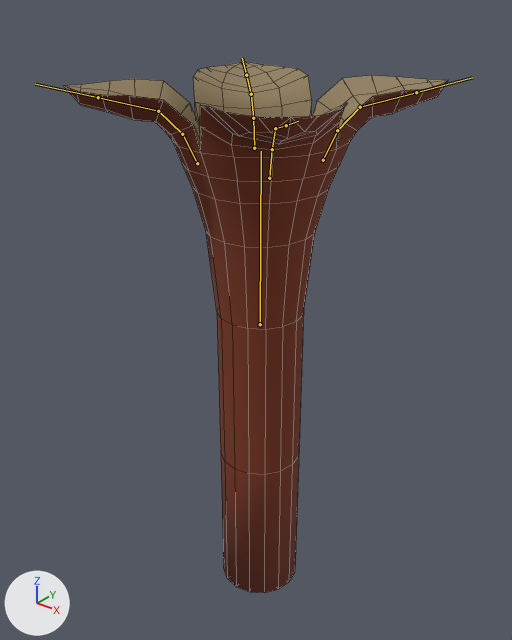
One commit to the FBX model froggyfocus/Assets/FlawLizArt/Eldritch/flower.fbx: the scene before it, then after it.
Rendered twice from a 50 mm camera at (2.35, -2.98, 1.77) aimed at (-0.08, 0.06, -0.12). The axes (+X, +Y, +Z) are drawn at lower left. The lights are the same throughout. The bones that bend it are drawn over the model as lines. Mesh edges are drawn as thin lines.

Objects in the first picture: 'eldritch_flower'.
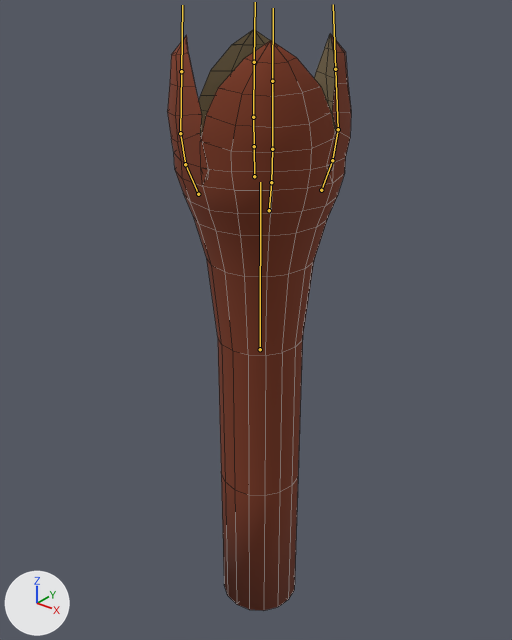
The newer file adds an action. The first version stands in its rest pose; the second is drawn at frame 11 of the action 'Armature|coughing'.

Where the change shows, as pixel boxes [x1, y1, x2, y2] in the pictures (512 x 640 px):
'eldritch_flower', posed (52% narrower, 10% taller)
    before: [64, 62, 448, 593]
    after: [167, 29, 351, 611]
bone 'Root', root to tip
    before: (260, 324) to (261, 151)
    after: (260, 349) to (260, 182)
bone 'petal_back.R.001', root to tip
    before: (269, 178) to (272, 149)
    after: (269, 210) to (271, 182)
bone 'petal_back.R.002', root to tip
    before: (272, 149) to (275, 128)
    after: (271, 182) to (272, 149)
bone 'petal_back.R.003', root to tip
    before: (275, 128) to (286, 125)
    after: (272, 149) to (272, 81)
bone 'petal_front.R.001', root to tip
    before: (323, 160) to (337, 130)
    after: (321, 190) to (332, 160)
bone 'petal_front.R.002', root to tip
    before: (337, 130) to (360, 107)
    after: (332, 160) to (338, 129)
bone 'petal_front.R.003', root to tip
    before: (360, 107) to (416, 92)
    after: (338, 129) to (335, 69)
bone 'petal_back.L.001', root to tip
    before: (197, 163) to (182, 134)
    after: (198, 194) to (185, 164)
bone 'petal_back.L.002', root to tip
    before: (182, 134) to (158, 111)
    after: (185, 164) to (180, 133)
bone 'petal_back.L.003', root to tip
    before: (158, 111) to (98, 97)
    after: (180, 133) to (181, 71)
bone 'petal_front.L.001', root to tip
    before: (254, 148) to (253, 118)
    after: (254, 176) to (254, 146)
bone 'petal_front.L.002', root to tip
    before: (253, 118) to (251, 94)
    after: (254, 146) to (253, 117)
bone 'petal_front.L.003', root to tip
    before: (251, 94) to (246, 75)
    after: (253, 117) to (254, 62)

What the commit changed:
Bone 'Root' (bone_root) moves from (0.0, 0.0, 0.0) to (0.0, -0.166, 0.0).
Bone 'petal_back.R.001' (bone_petal_back_r_001) turns from (0, 0, 0) to (-3, 0, 3) degrees about its own x, y and z.
Bone 'petal_back.R.002' (bone_petal_back_r_002) turns from (0, 0, 0) to (-24, 5, 23) degrees about its own x, y and z.
Bone 'petal_back.R.003' (bone_petal_back_r_003) turns from (0, 0, 0) to (-29, 7, 28) degrees about its own x, y and z.
Bone 'petal_front.R.001' (bone_petal_front_r_001) turns from (0, 0, 0) to (4, 0, 5) degrees about its own x, y and z.
Bone 'petal_front.R.002' (bone_petal_front_r_002) turns from (0, 0, 0) to (13, -3, 27) degrees about its own x, y and z.
Bone 'petal_front.R.003' (bone_petal_front_r_003) turns from (0, 0, 0) to (-14, 5, 42) degrees about its own x, y and z.
Bone 'petal_back.L.001' (bone_petal_back_l_001) turns from (0, 0, 0) to (-3, 0, -3) degrees about its own x, y and z.
Bone 'petal_back.L.002' (bone_petal_back_l_002) turns from (0, 0, 0) to (-24, -5, -23) degrees about its own x, y and z.
Bone 'petal_back.L.003' (bone_petal_back_l_003) turns from (0, 0, 0) to (-29, -7, -28) degrees about its own x, y and z.
Bone 'petal_front.L.001' (bone_petal_front_l_001) turns from (0, 0, 0) to (4, 0, -5) degrees about its own x, y and z.
Bone 'petal_front.L.002' (bone_petal_front_l_002) turns from (0, 0, 0) to (13, 3, -27) degrees about its own x, y and z.
Bone 'petal_front.L.003' (bone_petal_front_l_003) turns from (0, 0, 0) to (-14, -5, -42) degrees about its own x, y and z.
